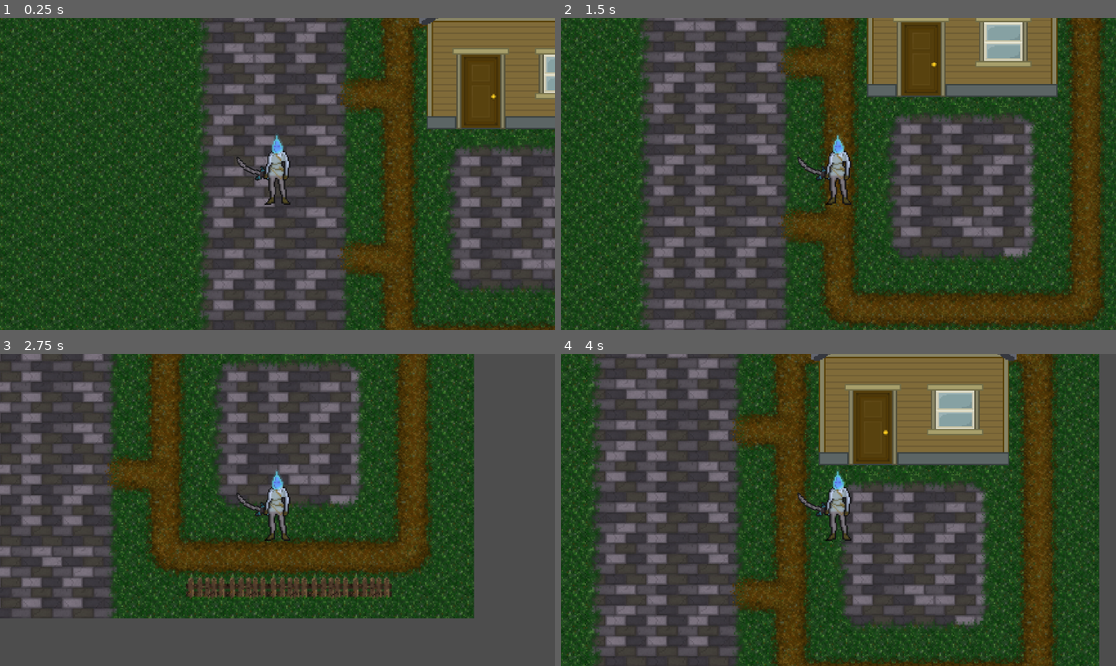
Above: before the commit, frames 1-4 (two rows, left to right).
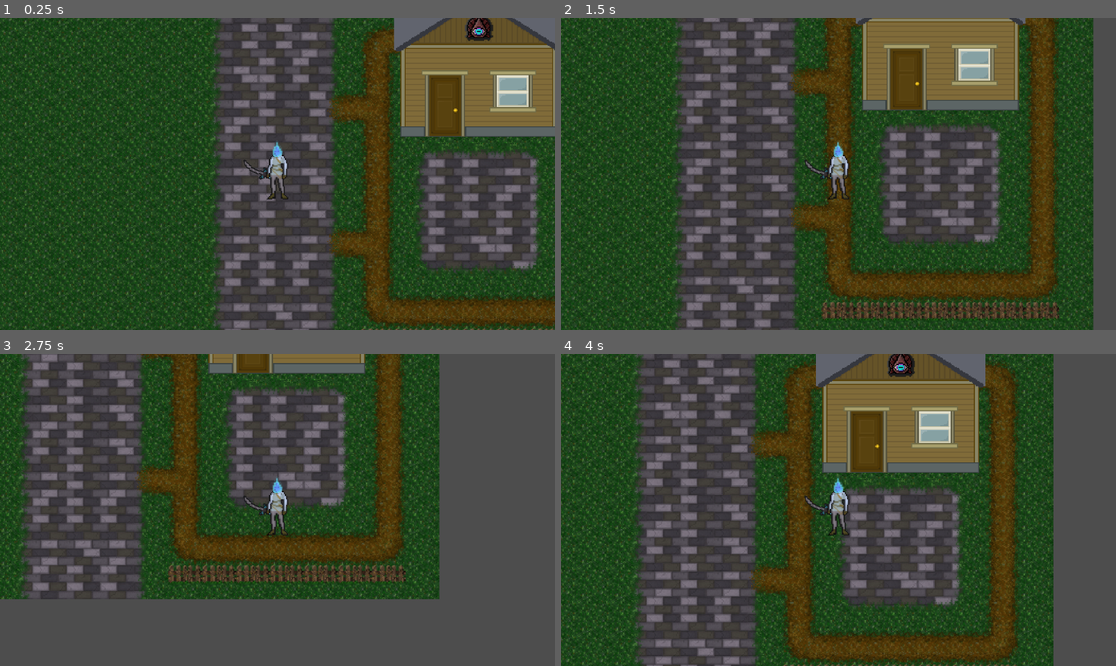
Above: after the commit, the same moments.

Repository: DropTheMag/Eldritch
Game: Godot game, scene res://Main.tscn
The game is run twice, just before and just after one commit, with the same random seed, the same clock (stepped at 60 frames per second) and the same inputs.
Inputs:
- Up to frame 1 (0.25 s): no input
- Up to frame 2 (1.5 s): tap Enter at 0.5 s; hold Right (ui_right) 0.53-1.28 s; hold Down (ui_down) from 1.28 s (still down)
- Up to frame 3 (2.75 s): release Down (ui_down) at 2.03 s; hold Right (ui_right) from 2.03 s (still down)
- Up to frame 4 (4 s): release Right (ui_right) at 2.78 s; hold Up (ui_up) 2.78-3.53 s; hold Left (ui_left) from 3.53 s (still down)

The runs differ from the first frame. In frame 1, 44% of the frame differs, in the area x 0-100%, y 0-100%; in frame 2, 55%; in frame 3, 46%; in frame 4, 61%, in the area x 0-97%, y 0-100%.

Commit message:
Some Shit

Diff:
--- a/EldritchPlayer.tscn
+++ b/EldritchPlayer.tscn
@@ -8,14 +8,14 @@
 script = ExtResource("1_hbksw")
 
 [node name="Character" type="Sprite2D" parent="."]
-z_index = 2
+z_index = 3
 texture = ExtResource("1_g3o0t")
 
 [node name="Sword" type="Sprite2D" parent="."]
-z_index = 1
+z_index = 2
 position = Vector2(-19, -3)
 rotation = -1.11307
 texture = ExtResource("2_iwb0i")
 
 [node name="Camera2D" type="Camera2D" parent="."]
-zoom = Vector2(2.67, 2.67)
+zoom = Vector2(2.2, 2.2)
--- a/Main.tscn
+++ b/Main.tscn
@@ -162,19 +162,22 @@
 layer_0/tile_data = PackedInt32Array(0, 1, 0, 65536, 1, 0, 131072, 1, 0, 196608, 65537, 1, 262144, 1, 0, 327680, 1, 0,  …(3863 unchanged characters)…
 
 [node name="Overlay1" type="TileMap" parent="."]
+z_index = 1
 tile_set = SubResource("TileSet_og3kx")
 format = 2
 layer_0/tile_data = PackedInt32Array(393221, 393216, 2, 8, 393216, 1, 65544, 393216, 1, 131080, 393216, 1, 196616, 3932 …(655 unchanged characters)…
 
 [node name="Overlay2" type="TileMap" parent="."]
+z_index = 2
 tile_set = SubResource("TileSet_aubq3")
 format = 2
-layer_0/tile_data = PackedInt32Array(458765, 262144, 1342177 …(532 unchanged characters)… 4, 1342177283, 196620, 196608, 268435459, 655374, 655360, 4, 655375, 655360, 4, 655376, 655360, 4, 655377, 655360, 4, 655378, 655360, 4)
+layer_0/tile_data = PackedInt32Array(458765, 262144, 1342177 …(532 unchanged characters)… 4, 1342177283, 196620, 196608, 268435459)
 
 [node name="Overlay3" type="TileMap" parent="."]
+z_index = 4
 tile_set = SubResource("TileSet_aubq3")
 format = 2
-layer_0/tile_data = PackedInt32Array(65552, 917504, 2)
+layer_0/tile_data = PackedInt32Array(65552, 917504, 2, 655373, 589824, 4, 655374, 589824, 4, 655375, 589824, 4, 655376, 589824, 4, 655377, 589824, 4, 655378, 589824, 4, 655379, 589824, 4)
 
 [node name="Player" parent="." instance=ExtResource("2_i5y61")]
 position = Vector2(338, 174)
